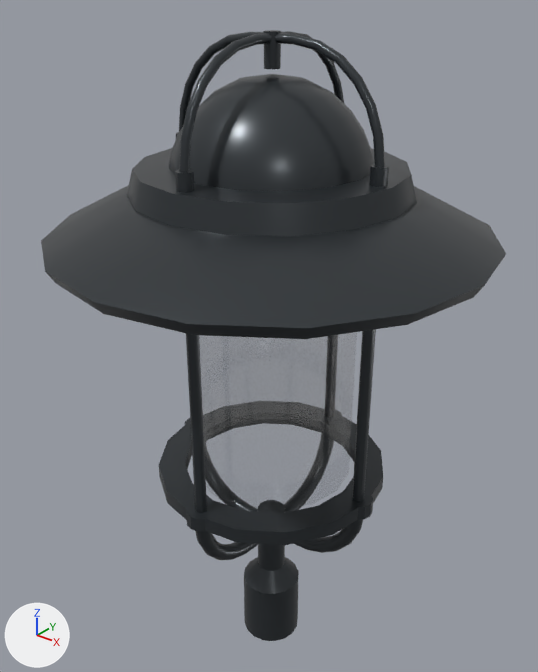
A saved change to the Blender file Beleuchtung/Lampen/blender/Fiete_I.blend.
Both versions are drawn from a 50 mm lens placed at (0.564, -0.711, 0.96), pointed at (-0.02, 0.019, 0.507). Arrows for +X, +Y and +Z are at lower left; the lights stay in place.

Objects in the first picture: 'BezierCurve.002', 'BezierCurve.003', 'BezierCurve.005', 'Cylinder.001', 'Glas'.
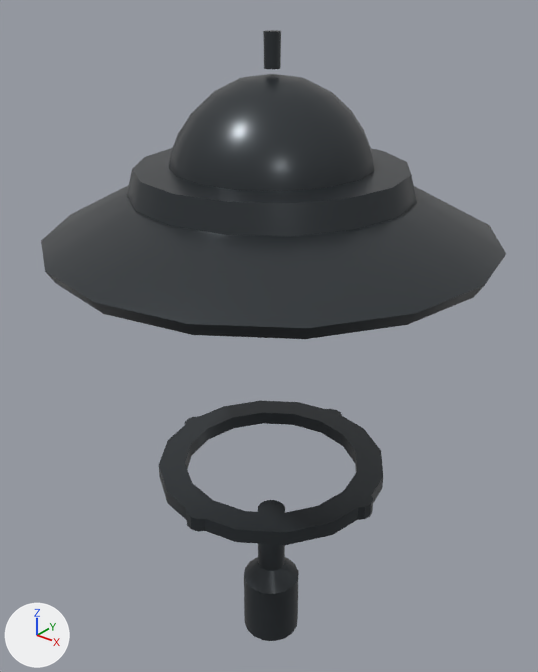
Pixel boxes (x1, y1, x2, y2) of what changed, in the pictures (538 x 672 px):
```json
{"object": "Glas", "change": "hidden", "before": [199, 332, 357, 511]}
{"object": "BezierCurve.003", "change": "hidden", "before": [179, 31, 385, 172], "on screen": "black"}
{"object": "Cylinder.001", "change": "hidden", "before": [175, 132, 389, 513], "on screen": "black"}
{"object": "BezierCurve.005", "change": "hidden", "before": [196, 500, 363, 560], "on screen": "black"}
```

The change, as JSON lines over the scene's bpy script:
```json
{"op": "add", "block": "ob_glas", "code": "ob_glas.hide_set(True)"}
{"op": "add", "block": "ob_cylinder_001", "code": "ob_cylinder_001.hide_set(True)"}
{"op": "add", "block": "ob_beziercurve_005", "code": "ob_beziercurve_005.hide_set(True)"}
{"op": "add", "block": "ob_beziercurve_003", "code": "ob_beziercurve_003.hide_set(True)"}
```
